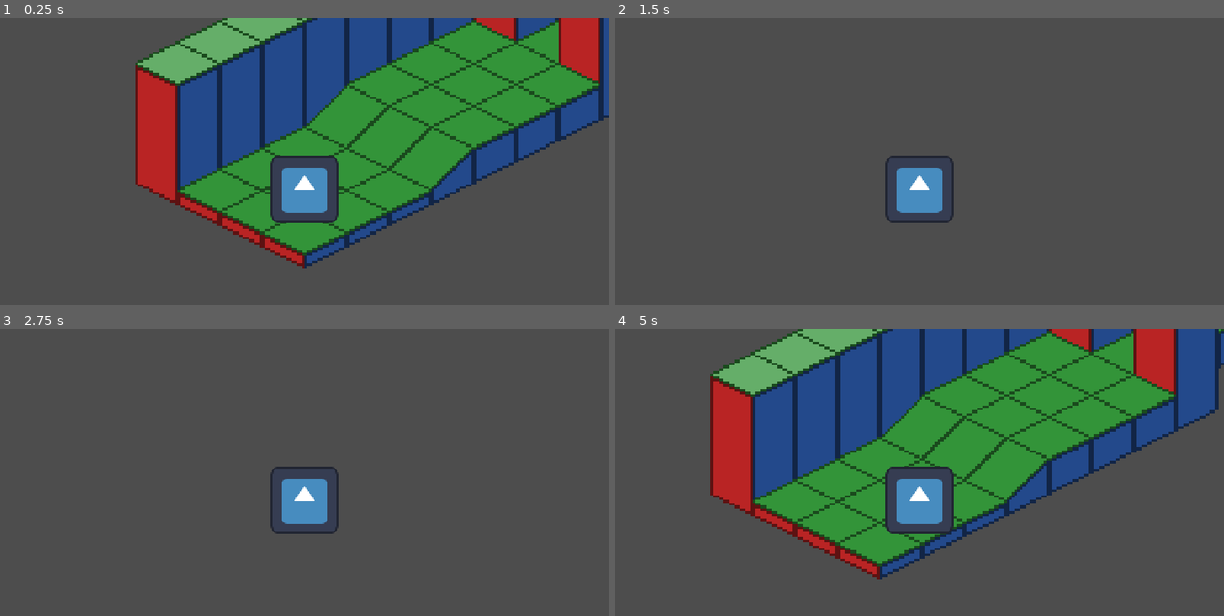
Above: before the commit, frames 1-4 (two rows, left to right).
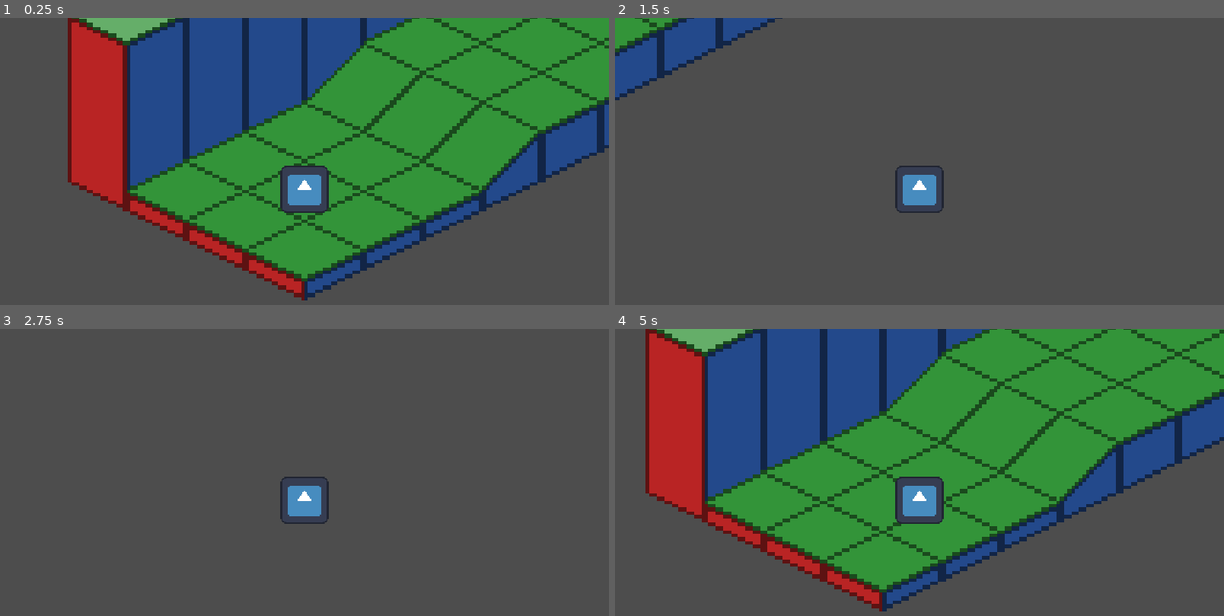
Above: after the commit, the same moments.

Repository: TotsllyRandom/2d-Iso-Dungeon-Crawler
Game: Godot game, scene res://Scenes/dungeon.tscn
The game is run twice, just before and just after one commit, with the same random seed, the same clock (stepped at 60 frames per second) and the same inputs. The engine's default icon, where the game draws it, is replaced by a stand-in: a white triangle on a blue panel in a dark square.
Inputs (mouse positions are in pixels of both pictures, inside the frame that each line leads up to):
- Up to frame 1 (0.25 s): no input
- Up to frame 2 (1.5 s): tap Enter at 0.5 s; move the mouse to (1053, 172) at 0.52 s; hold Right (ui_right) 0.53-1.28 s; tap Alt at 0.6 s; click (1053, 172) at 0.67 s; move the mouse to (797, 207) at 1.27 s; hold Down (ui_down) from 1.28 s (still down); tap Shift at 1.35 s
- Up to frame 3 (2.75 s): tap Space at 2 s; move the mouse to (365, 423) at 2.02 s; release Down (ui_down) at 2.03 s; hold Right (ui_right) from 2.03 s (still down); tap Alt at 2.1 s
- Up to frame 4 (5 s): tap Enter at 2.75 s; move the mouse to (889, 570) at 2.77 s; release Right (ui_right) at 2.78 s; hold Up (ui_up) 2.78-3.53 s; tap Shift at 2.85, 4.35 s; click (889, 570) at 2.92 s; tap Space at 3.5 s; move the mouse to (1102, 552) at 3.52 s; hold Left (ui_left) from 3.53 s (still down); tap Alt at 3.6 s; move the mouse to (736, 449) at 4.27 s

The runs differ from the first frame. In frame 1, 42% of the frame differs, in the area x 11-100%, y 0-99%; in frame 2, 5.0%; in frame 3, 1.1%; in frame 4, 45%, in the area x 5-100%, y 0-99%.

Commit message:
Fixing and making collisions

Diff:
--- a/Assets/Resources/TestTileSet.tres
+++ b/Assets/Resources/TestTileSet.tres
@@ -21,104 +21,43 @@
 texture_region_size = Vector2i(32, 32)
 0:0/0 = 0
 0:0/0/texture_origin = Vector2i(0, -5)
-0:0/0/physics_layer_0/polygon_0/points = PackedVector2Array(0, 15.5, -16, 7.5, -16, 13, 0, 21, 16, 13, 16, 7.5)
+0:0/0/physics_layer_0/polygon_0/points = PackedVector2Array(0, -1, -16, 7.5, 0, 16, 16, 7.5)
 1:0/0 = 0
 1:0/0/texture_origin = Vector2i(0, -5)
-1:0/0/terrain_set = 0
 1:0/0/terrain = 0
-1:0/0/physics_layer_0/polygon_0/points = PackedVector2Array(0, 8, -16, -0.5, -16, 13, 0, 21, 16, 13, 16, -0.5)
-1:0/0/terrains_peering_bit/right_corner = 0
-1:0/0/terrains_peering_bit/bottom_right_side = 0
-1:0/0/terrains_peering_bit/bottom_corner = 0
-1:0/0/terrains_peering_bit/bottom_left_side = 0
-1:0/0/terrains_peering_bit/left_corner = 0
-1:0/0/terrains_peering_bit/top_left_side = 0
-1:0/0/terrains_peering_bit/top_corner = 0
-1:0/0/terrains_peering_bit/top_right_side = 0
+1:0/0/physics_layer_0/polygon_0/points = PackedVector2Array(0, -8, -16, 0, 0, 8, 16, 0)
 2:0/0 = 0
 2:0/0/texture_origin = Vector2i(0, -5)
-2:0/0/terrain_set = 0
-2:0/0/physics_layer_0/polygon_0/points = PackedVector2Array(0, 15, 16, 7.5, 16, 13, 0, 21, -16, 13, -16, 8, -16, -0.5)
-2:0/0/terrains_peering_bit/left_corner = 0
-2:0/0/terrains_peering_bit/top_left_side = 0
-2:0/0/terrains_peering_bit/top_corner = 0
+2:0/0/physics_layer_0/polygon_0/points = PackedVector2Array(0, -8, 16, 7.5, 0, 16, -16, -0.5)
 3:0/0 = 0
 3:0/0/texture_origin = Vector2i(0, -5)
-3:0/0/terrain_set = 0
-3:0/0/physics_layer_0/polygon_0/points = PackedVector2Array(0, 15, -16, 7.5, -16, 13, 0, 21, 16, 13, 16, 8, 16, -0.5)
-3:0/0/terrains_peering_bit/right_corner = 0
-3:0/0/terrains_peering_bit/top_corner = 0
-3:0/0/terrains_peering_bit/top_right_side = 0
+3:0/0/physics_layer_0/polygon_0/points = PackedVector2Array(0, -8, -16, 7.5, 0, 16, 16, -0.5)
 4:0/0 = 0
 4:0/0/texture_origin = Vector2i(0, -5)
-4:0/0/terrain_set = 0
-4:0/0/physics_layer_0/polygon_0/points = PackedVector2Array(0, 15, -16, -0.5, -16, 13, 0, 21, 16, 13, 16, 8, 16, -0.5)
-4:0/0/terrains_peering_bit/right_corner = 0
-4:0/0/terrains_peering_bit/left_corner = 0
-4:0/0/terrains_peering_bit/top_left_side = 0
-4:0/0/terrains_peering_bit/top_corner = 0
-4:0/0/terrains_peering_bit/top_right_side = 0
+4:0/0/physics_layer_0/polygon_0/points = PackedVector2Array(0, 15, -16, -0.5, 0, -9, 16, -0.5)
 5:0/0 = 0
 5:0/0/texture_origin = Vector2i(0, -5)
-5:0/0/terrain_set = 0
-5:0/0/physics_layer_0/polygon_0/points = PackedVector2Array(0, 15.5, -16, 7.5, -16, 13, 0, 21, 16, 13, 16, 7.5)
-5:0/0/terrains_peering_bit/top_corner = 0
+5:0/0/physics_layer_0/polygon_0/points = PackedVector2Array(0, -8, -16, 7.5, 0, 16, 16, 7.5)
 6:0/0 = 0
 6:0/0/texture_origin = Vector2i(0, -5)
-6:0/0/terrain_set = 0
-6:0/0/physics_layer_0/polygon_0/points = PackedVector2Array(0, 8, -16, -0.5, -16, 13, 0, 21, 16, 13, 16, 8)
-6:0/0/terrains_peering_bit/bottom_corner = 0
-6:0/0/terrains_peering_bit/bottom_left_side = 0
-6:0/0/terrains_peering_bit/left_corner = 0
+6:0/0/physics_layer_0/polygon_0/points = PackedVector2Array(0, -1, 16, 7.5, 16, 8, 0, 8, -16, -0.5, -16, -1)
 7:0/0 = 0
 7:0/0/texture_origin = Vector2i(0, -5)
-7:0/0/terrain_set = 0
-7:0/0/physics_layer_0/polygon_0/points = PackedVector2Array(0, 8, 16, -0.5, 16, 13, 0, 21, -16, 13, -16, 8)
-7:0/0/terrains_peering_bit/right_corner = 0
-7:0/0/terrains_peering_bit/bottom_right_side = 0
-7:0/0/terrains_peering_bit/bottom_corner = 0
+7:0/0/physics_layer_0/polygon_0/points = PackedVector2Array(0, -1, -16, 7.5, -16, 8, 0, 8, 16, -0.5, 16, -1)
 8:0/0 = 0
 8:0/0/texture_origin = Vector2i(0, -5)
-8:0/0/terrain_set = 0
-8:0/0/physics_layer_0/polygon_0/points = PackedVector2Array(0, 8, 16, 8, 16, 13, 0, 21, -16, 13, -16, 8, -16, 8)
-8:0/0/terrains_peering_bit/bottom_corner = 0
+8:0/0/physics_layer_0/polygon_0/points = PackedVector2Array(0, -1, 16, 7.5, 16, 8, 0, 8, -16, 8, -16, 7.5)
 9:0/0 = 0
 9:0/0/texture_origin = Vector2i(0, -5)
-9:0/0/terrain_set = 0
-9:0/0/physics_layer_0/polygon_0/points = PackedVector2Array(0, 8, -16, -0.5, -16, 13, 0, 21, 16, 13, 16, -0.5)
-9:0/0/terrains_peering_bit/right_corner = 0
-9:0/0/terrains_peering_bit/bottom_right_side = 0
-9:0/0/terrains_peering_bit/bottom_corner = 0
-9:0/0/terrains_peering_bit/bottom_left_side = 0
-9:0/0/terrains_peering_bit/left_corner = 0
+9:0/0/physics_layer_0/polygon_0/points = PackedVector2Array(0, -1, 16, -1, 16, -0.5, 0, 8, -16, -0.5, -16, -1)
 10:0/0 = 0
 10:0/0/texture_origin = Vector2i(0, -5)
-10:0/0/terrain_set = 0
-10:0/0/physics_layer_0/polygon_0/points = PackedVector2Array(0, 8, 16, -0.5, 16, 13, 0, 21, -16, 13, -16, 8, -16, 8)
-10:0/0/terrains_peering_bit/right_corner = 0
-10:0/0/terrains_peering_bit/bottom_right_side = 0
-10:0/0/terrains_peering_bit/bottom_corner = 0
-10:0/0/terrains_peering_bit/top_corner = 0
-10:0/0/terrains_peering_bit/top_right_side = 0
 11:0/0 = 0
 11:0/0/texture_origin = Vector2i(0, -5)
-11:0/0/terrain_set = 0
-11:0/0/physics_layer_0/polygon_0/points = PackedVector2Array(0, 8, -16, -0.5, -16, 13, 0, 21, 16, 13, 16, 8, 16, 8)
-11:0/0/terrains_peering_bit/bottom_corner = 0
-11:0/0/terrains_peering_bit/bottom_left_side = 0
-11:0/0/terrains_peering_bit/left_corner = 0
-11:0/0/terrains_peering_bit/top_left_side = 0
-11:0/0/terrains_peering_bit/top_corner = 0
 12:0/0 = 0
 12:0/0/texture_origin = Vector2i(0, -5)
-12:0/0/terrain_set = 0
-12:0/0/physics_layer_0/polygon_0/points = PackedVector2Array(0, 15, -16, 7.5, -16, 13, 0, 21, 16, 13, 16, 8, 16, -0.5)
-12:0/0/terrains_peering_bit/right_corner = 0
 13:0/0 = 0
 13:0/0/texture_origin = Vector2i(0, -5)
-13:0/0/terrain_set = 0
-13:0/0/physics_layer_0/polygon_0/points = PackedVector2Array(0, 15, -16, -0.5, -16, 13, 0, 21, 16, 13, 16, 8, 16, 8)
-13:0/0/terrains_peering_bit/left_corner = 0
 
 [sub_resource type="TileSetAtlasSource" id="TileSetAtlasSource_07eon"]
 resource_name = "Wall Template"
@@ -131,10 +70,9 @@
 tile_shape = 1
 tile_layout = 5
 tile_size = Vector2i(32, 16)
-physics_layer_0/collision_layer = 0
-terrain_set_0/mode = 0
-terrain_set_0/terrain_0/name = "HighGround"
-terrain_set_0/terrain_0/color = Color(0.5, 0.34375, 0.25, 1)
+physics_layer_0/collision_layer = 1
+custom_data_layer_0/name = "OnGround"
+custom_data_layer_0/type = 1
 sources/0 = SubResource("TileSetAtlasSource_dakn4")
 sources/1 = SubResource("TileSetAtlasSource_07eon")
 pattern_0 = SubResource("TileMapPattern_mjsus")
--- a/Scenes/character_body_2d.tscn
+++ b/Scenes/character_body_2d.tscn
@@ -2,9 +2,6 @@
 
 [ext_resource type="Script" uid="uid://dvu0txsl2yiqe" path="res://scripts/player.gd" id="1_88kja"]
 [ext_resource type="Texture2D" uid="uid://hqa8k6lledjx" path="res://icon.svg" id="2_it8n0"]
-
-[sub_resource type="CircleShape2D" id="CircleShape2D_cjkyl"]
-radius = 64.070274
 
 [sub_resource type="SpriteFrames" id="SpriteFrames_rfg2h"]
 animations = [{
@@ -17,12 +14,27 @@
 "speed": 5.0
 }]
 
-[node name="CharacterBody2D" type="CharacterBody2D" unique_id=2001088589]
+[sub_resource type="CircleShape2D" id="CircleShape2D_rfg2h"]
+
+[node name="Player" type="CharacterBody2D" unique_id=2001088589]
 script = ExtResource("1_88kja")
-
-[node name="CollisionShape2D" type="CollisionShape2D" parent="." unique_id=2032257792]
-shape = SubResource("CircleShape2D_cjkyl")
 
 [node name="AnimatedSprite2D" type="AnimatedSprite2D" parent="." unique_id=35724749]
 y_sort_enabled = true
 sprite_frames = SubResource("SpriteFrames_rfg2h")
+
+[node name="Collisions" type="Area2D" parent="." unique_id=1655546060]
+position = Vector2(0, 48)
+
+[node name="CollisionShape2D" type="CollisionShape2D" parent="Collisions" unique_id=249537811]
+shape = SubResource("CircleShape2D_rfg2h")
+
+[node name="CollisionShape2D2" type="CollisionShape2D" parent="." unique_id=1795876268]
+position = Vector2(0, 48)
+shape = SubResource("CircleShape2D_rfg2h")
+disabled = true
+
+[connection signal="area_entered" from="Collisions" to="." method="_on_collisions_entered"]
+[connection signal="area_exited" from="Collisions" to="." method="_on_collisions_exited"]
+[connection signal="body_entered" from="Collisions" to="." method="_on_collisions_body_entered"]
+[connection signal="body_exited" from="Collisions" to="." method="_on_collisions_body_exited"]
--- a/Scenes/dungeon.tscn
+++ b/Scenes/dungeon.tscn
@@ -12,7 +12,7 @@
 
 [node name="CharacterBody2D" parent="." unique_id=2001088589 instance=ExtResource("2_dakn4")]
 position = Vector2(-63.999996, 38.999996)
-scale = Vector2(0.2, 0.2)
+scale = Vector2(0.1, 0.1)
 
 [node name="Camera2D" type="Camera2D" parent="CharacterBody2D" unique_id=180129916]
-zoom = Vector2(5, 5)
+zoom = Vector2(7, 7)
--- a/project.godot
+++ b/project.godot
@@ -24,6 +24,33 @@
 
 enabled=PackedStringArray("res://addons/godot_super-wakatime/plugin.cfg", "res://addons/ridiculous_coding/plugin.cfg")
 
+[input]
+
+plr_move_right={
+"deadzone": 0.2,
+"events": [Object(InputEventKey,"resource_local_to_scene":false,"resource_name":"","device":-1,"window_id":0,"alt_pressed":false,"shift_pressed":false,"ctrl_pressed":false,"meta_pressed":false,"pressed":false,"keycode":0,"physical_keycode":4194321,"key_label":0,"unicode":0,"location":0,"echo":false,"script":null)
+, Object(InputEventKey,"resource_local_to_scene":false,"resource_name":"","device":-1,"window_id":0,"alt_pressed":false,"shift_pressed":false,"ctrl_pressed":false,"meta_pressed":false,"pressed":false,"keycode":0,"physical_keycode":68,"key_label":0,"unicode":100,"location":0,"echo":false,"script":null)
+]
+}
+plr_move_left={
+"deadzone": 0.2,
+"events": [Object(InputEventKey,"resource_local_to_scene":false,"resource_name":"","device":-1,"window_id":0,"alt_pressed":false,"shift_pressed":false,"ctrl_pressed":false,"meta_pressed":false,"pressed":false,"keycode":0,"physical_keycode":4194319,"key_label":0,"unicode":0,"location":0,"echo":false,"script":null)
+, Object(InputEventKey,"resource_local_to_scene":false,"resource_name":"","device":-1,"window_id":0,"alt_pressed":false,"shift_pressed":false,"ctrl_pressed":false,"meta_pressed":false,"pressed":false,"keycode":0,"physical_keycode":65,"key_label":0,"unicode":97,"location":0,"echo":false,"script":null)
+]
+}
+plr_move_up={
+"deadzone": 0.2,
+"events": [Object(InputEventKey,"resource_local_to_scene":false,"resource_name":"","device":-1,"window_id":0,"alt_pressed":false,"shift_pressed":false,"ctrl_pressed":false,"meta_pressed":false,"pressed":false,"keycode":0,"physical_keycode":4194320,"key_label":0,"unicode":0,"location":0,"echo":false,"script":null)
+, Object(InputEventKey,"resource_local_to_scene":false,"resource_name":"","device":-1,"window_id":0,"alt_pressed":false,"shift_pressed":false,"ctrl_pressed":false,"meta_pressed":false,"pressed":false,"keycode":0,"physical_keycode":87,"key_label":0,"unicode":119,"location":0,"echo":false,"script":null)
+]
+}
+plr_move_down={
+"deadzone": 0.2,
+"events": [Object(InputEventKey,"resource_local_to_scene":false,"resource_name":"","device":-1,"window_id":0,"alt_pressed":false,"shift_pressed":false,"ctrl_pressed":false,"meta_pressed":false,"pressed":false,"keycode":0,"physical_keycode":4194322,"key_label":0,"unicode":0,"location":0,"echo":false,"script":null)
+, Object(InputEventKey,"resource_local_to_scene":false,"resource_name":"","device":-1,"window_id":0,"alt_pressed":false,"shift_pressed":false,"ctrl_pressed":false,"meta_pressed":false,"pressed":false,"keycode":0,"physical_keycode":83,"key_label":0,"unicode":115,"location":0,"echo":false,"script":null)
+]
+}
+
 [physics]
 
 3d/physics_engine="Jolt Physics"
--- a/scripts/player.gd
+++ b/scripts/player.gd
@@ -1,22 +1,28 @@
 extends CharacterBody2D
 
-
-const SPEED = 300.0
-
+const SPEED = 200.0
+var on_tile := false
 
 func _physics_process(_delta: float) -> void:
 
 	# Get the input direction and handle the movement/deceleration.
 	# As good practice, you should replace UI actions with custom gameplay actions.
-	var direction := Input.get_axis("ui_left", "ui_right")
-	if direction:
-		velocity.x = direction * SPEED
-	else:
-		velocity.x = move_toward(velocity.x, 0, SPEED)
-	direction = Input.get_axis("ui_up", "ui_down")
-	if direction:
-		velocity.y = direction * SPEED
-	else:
-		velocity.y = move_toward(velocity.y, 0, SPEED)
 
-	move_and_slide()
+	var y_change := ((int(Input.is_action_pressed("plr_move_down"))-int((Input.is_action_pressed("plr_move_up"))))*(SPEED*_delta))/2
+	var x_change := ((int(Input.is_action_pressed("plr_move_right"))-int((Input.is_action_pressed("plr_move_left"))))*SPEED*_delta)
+
+	position = Vector2(
+		position.x + x_change,
+		position.y + y_change
+	)
+
+	if on_tile == false:
+		pass
+
+func _on_collisions_body_entered(body: Node2D) -> void:
+	on_tile = true
+	print(on_tile)
+
+
+func _on_collisions_body_exited(body: Node2D) -> void:
+		on_tile = false
